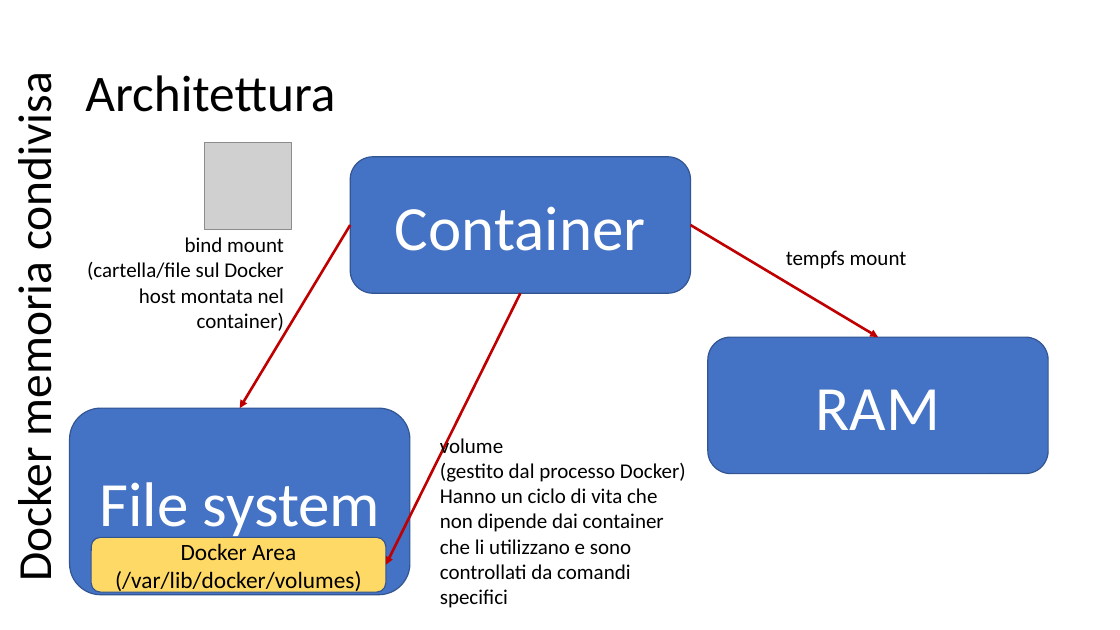
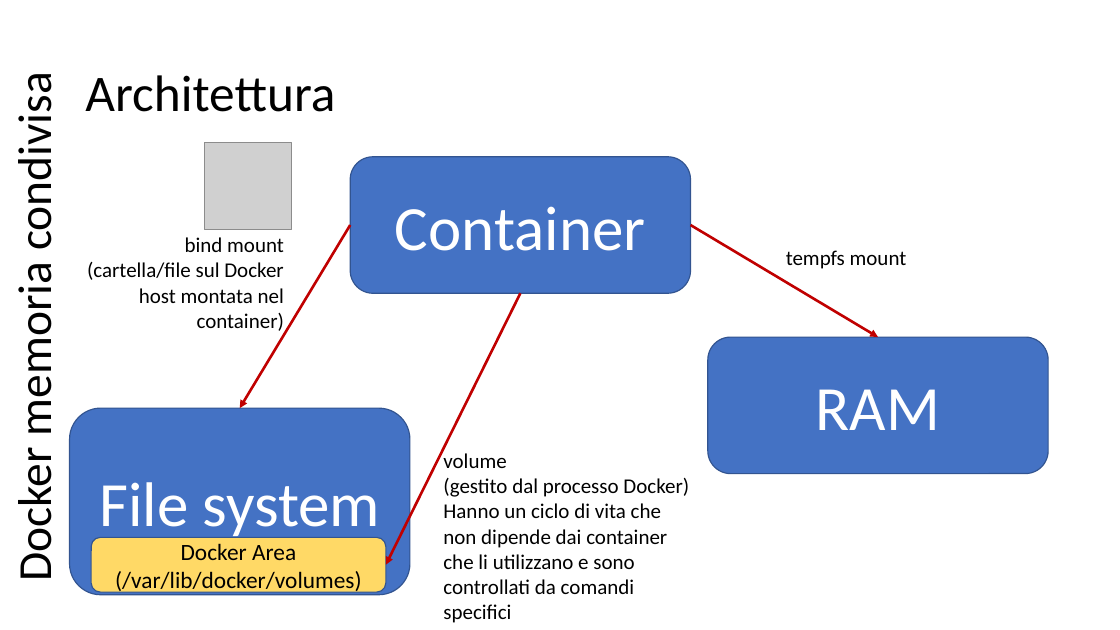
Before and after one commit to scastagnoli/academySisal, a slide deck: slide 19 of docker.pptx. Drawn at 1120x630 pixels with LibreOffice and Linux fonts; fonts in the diff are those of the drawing; grey boxes stand for pictures. Boxes give left, top, right and bottom in pixels: in the first picture for what was removed or moved away, otherwise in the second. Text is boxed around its words. In the diff, an @@ line names an element or a change of style, - is before the commit and + after.

```diff
--- a/docker.pptx
+++ b/docker.pptx
@@ text "volume": place and size @@
-text "volume" at (440, 435, 686, 608)
+text "volume" at (443, 451, 689, 623)
```
Also in this commit, not shown: 5 other slides changed.
